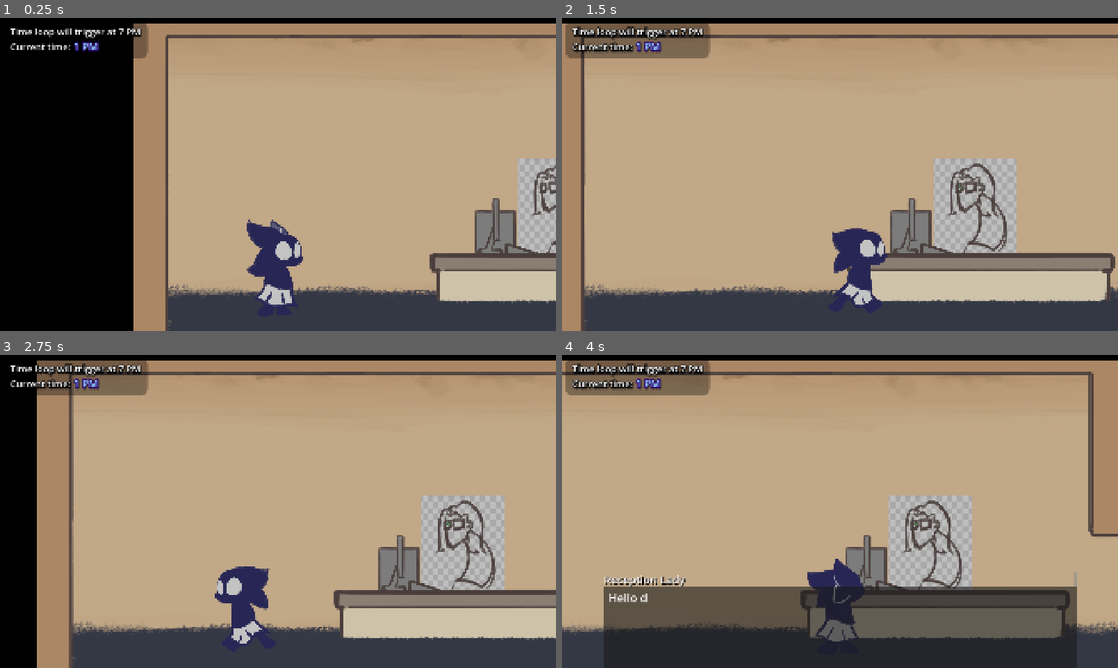
Above: before the commit, frames 1-4 (two rows, left to right).
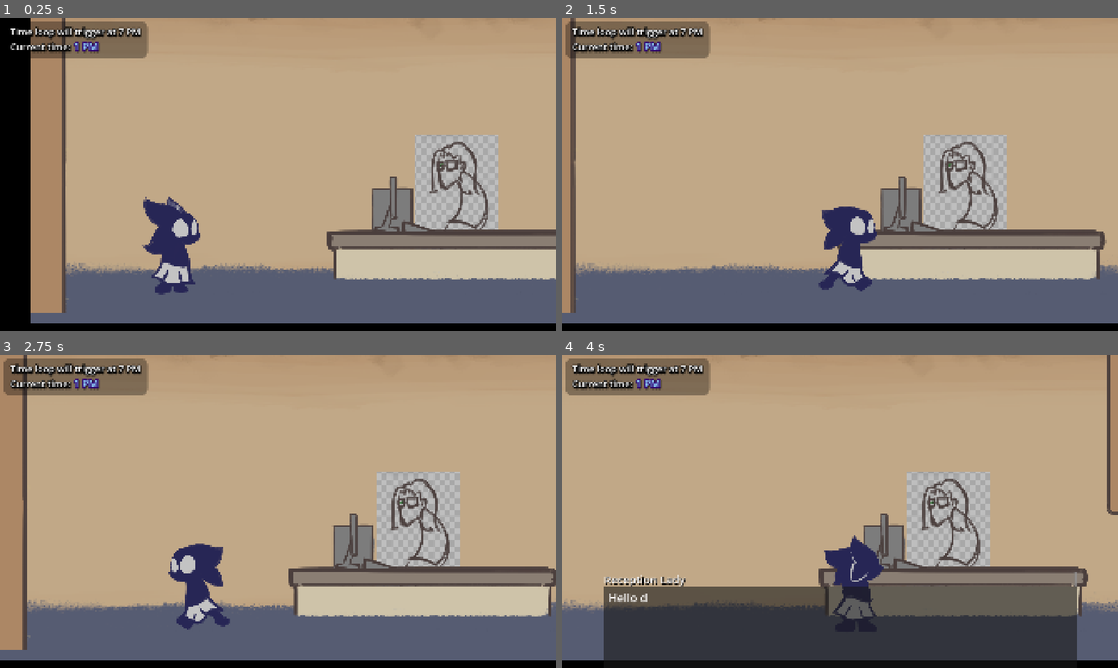
Above: after the commit, the same moments.

Repository: FlooferLand/timeloop-game
Game: Godot game, scene res://levels/the_building/the_building.tscn
Same seed, same stepped clock (60 frames per second), same inputs: the game is played once before the commit and once after it.
Inputs (mouse positions are in pixels of both pictures, inside the frame that each line leads up to):
- Up to frame 1 (0.25 s): no input
- Up to frame 2 (1.5 s): move the mouse to (962, 158) at 0.52 s; hold D (walk_right) from 0.53 s (still down); tap Space (advance_dialog) at 0.6 s; click (962, 158) at 0.67 s; move the mouse to (728, 190) at 1.27 s; tap E (interact) at 1.35 s
- Up to frame 3 (2.75 s): move the mouse to (333, 442) at 2.02 s; release D (walk_right) at 2.03 s; hold A (walk_left) from 2.03 s (still down); hold Shift (sprint) from 2.03 s (still down)
- Up to frame 4 (4 s): move the mouse to (812, 574) at 2.77 s; release A (walk_left) at 2.78 s; release Shift (sprint) at 2.78 s; hold D (walk_right) from 2.78 s (still down); tap Space (advance_dialog) at 2.85 s; click (812, 574) at 2.92 s; move the mouse to (1006, 558) at 3.52 s; tap E (interact) at 3.6 s

The runs differ from the first frame. In frame 1, 53% of the frame differs, in the area x 5-100%, y 0-100%; in frame 2, 33%; in frame 3, 45%; in frame 4, 26%.

Commit message:
New camera system test

Diff:
--- a/entities/player/Player.tscn
+++ b/entities/player/Player.tscn
@@ -29,10 +29,6 @@
 shape = SubResource("CapsuleShape2D_453mm")
 debug_color = Color(0, 0.6, 0.701961, 0.180392)
 
-[node name="Camera2D" type="Camera2D" parent="."]
-position = Vector2(0, -480)
-position_smoothing_enabled = true
-
 [node name="PlayerInteraction" type="Area2D" parent="." node_paths=PackedStringArray("player", "collision")]
 collision_layer = 2
 collision_mask = 2
--- a/entities/room/auto_room.gd
+++ b/entities/room/auto_room.gd
@@ -1,4 +1,4 @@
-@tool extends Node
+@tool class_name AutoRoom extends Node
 
 const wall_closed_tex := preload("uid://ckp6mlimrl7qn")
 const wall_tex := preload("uid://3w4s4tny4h66")
@@ -8,6 +8,8 @@
 @onready var background: TileableSprite2D = $Background
 @onready var ceiling: TileableSprite2D = $Ceiling
 @onready var floor: TileableSprite2D = $Floor
+@onready var centre_marker: Marker2D = $Centre
+@onready var camera: Camera2D = $Camera
 
 @onready var left_wall_shape: CollisionShape2D = $LeftWall/Collision
 @onready var right_wall_shape: CollisionShape2D = $RightWall/Collision
@@ -32,6 +34,9 @@
 	set_physics_process(false)
 	if not Engine.is_editor_hint():
 		set_process(false)
+
+func _ready() -> void:
+	camera.global_position = centre_marker.global_position
 
 ## Only called in the editor
 func _process(delta: float) -> void:
@@ -81,3 +86,7 @@
 		right_wall_rect.size = Vector2(wall_side_size.x, wall_side_size.y * 0.55)
 		right_wall_shape.position = right_wall_spr.position + Vector2(wall_side_size.x / 2, right_wall_rect.size.y / 2)
 	#endregion
+
+	# Centre
+	centre_marker.position = Vector2(0, -size.y) \
+		.lerp(Vector2(size.x, 200), 0.5)
--- /dev/null
+++ b/entities/room/position_curve.tres
@@ -0,0 +1,5 @@
+[gd_resource type="Curve" format=3 uid="uid://cxgljmlopvk7"]
+
+[resource]
+_data = [Vector2(0, 0), 0.0, 0.0, 0, 0, Vector2(0.497549, 1), 0.0, 0.0, 0, 0, Vector2(1, 0), 0.0, 0.0, 0, 0]
+point_count = 3
--- a/entities/room/room.gd
+++ b/entities/room/room.gd
@@ -1,11 +1,31 @@
 class_name Room
 extends Node2D
 
+const PositionCurve := preload("uid://cxgljmlopvk7")
+
+@onready var autoroom: AutoRoom = $AutoRoom
+@onready var camera: Camera2D = autoroom.camera
+
 var manager: RoomManager  # Injected by RoomManager
-var active := false
+var _initial_cam_pos: Vector2
 
 func _enter_tree() -> void:
 	manager = get_parent() as RoomManager
-	modulate = Color.WHITE if active else Color.BLACK
-	visible = active
+	modulate = Color.WHITE if manager.active == self else Color.BLACK
+	visible = manager.active == self
 	#print("MY NAME IS %s, I MADE THE MIMIC. IT WAS DIFFICULT TO PUT THE ROOMS TOGETHER" % name)
+
+func _ready() -> void:
+	_initial_cam_pos = camera.position
+
+func _process(delta: float) -> void:
+	if manager.active != self:
+		return
+	var player_local := to_local(manager.player.global_position)
+	var ratio := (player_local.x / autoroom.bounds.right)
+
+	var target := _initial_cam_pos.lerp(
+		Vector2(lerp(player_local.x, _initial_cam_pos.x, PositionCurve.sample(ratio) * 0.3), _initial_cam_pos.y),
+		0.5
+	)
+	camera.position = camera.position.lerp(target, 8 * delta)
--- a/entities/room/room.tscn
+++ b/entities/room/room.tscn
@@ -97,5 +97,11 @@
 position = Vector2(923.5, -460)
 shape = SubResource("RectangleShape2D_1drqm")
 
+[node name="Centre" type="Marker2D" parent="AutoRoom"]
+position = Vector2(500, -400)
+
+[node name="Camera" type="Camera2D" parent="AutoRoom"]
+position = Vector2(500, -400)
+
 [node name="Entities" type="Node2D" parent="."]
 metadata/_edit_lock_ = true
--- a/levels/the_building/room_manager.gd
+++ b/levels/the_building/room_manager.gd
@@ -5,6 +5,9 @@
 ## Triggered when the room is done changing
 signal room_changed(old: Room, new: Room)
 
+@export var player: Player
+
+@export_group("Local")
 @export var default: Room
 
 var _active: Room
@@ -16,7 +19,7 @@
 	set(value): change(value)
 
 func _enter_tree() -> void:
-	default.active = true
+	default.visible = true
 	for thing in get_children():
 		if thing is Room or RoomTransition:
 			thing.set("manager", self)
@@ -49,6 +52,7 @@
 	trans_new.tween_property(new, "modulate", Color.WHITE, 0.3)
 	trans_new.tween_callback(func():
 		new.visible = true
+		new.camera.make_current()
 		trans_new.kill()
 		trans_new = null
 	)
@@ -62,7 +66,7 @@
 
 	# Adding the new stuffs
 	var virtual := RoomManagerScene.instantiate()
-	default.active = true
+	default.visible = true
 	for item in virtual.get_children():
 		virtual.remove_child(item)
 		add_child(item)
--- a/levels/the_building/the_building.tscn
+++ b/levels/the_building/the_building.tscn
@@ -16,7 +16,8 @@
 [node name="TimeLoopResponder" type="Node2D" parent="."]
 script = ExtResource("1_iudyd")
 
-[node name="RoomManager" parent="TimeLoopResponder" instance=ExtResource("1_8k4rm")]
+[node name="RoomManager" parent="TimeLoopResponder" node_paths=PackedStringArray("player") instance=ExtResource("1_8k4rm")]
+player = NodePath("../../Player")
 
 [node name="Player" parent="." instance=ExtResource("1_hixpo")]
 position = Vector2(500, 0)
--- a/rooms/reception.tscn
+++ b/rooms/reception.tscn
@@ -48,7 +48,6 @@
 scale = Vector2(1.11198, 1)
 
 [node name="Floor" parent="AutoRoom" index="2"]
-modulate = Color(0.607302, 0.607302, 0.607302, 1)
 material = SubResource("ShaderMaterial_h2j8p")
 scale = Vector2(1.11198, 1)
 
@@ -67,6 +66,9 @@
 position = Vector2(2058.5, -704)
 shape = SubResource("RectangleShape2D_23kdh")
 
+[node name="Centre" parent="AutoRoom" index="5"]
+position = Vector2(1067.5, -400.5)
+
 [node name="ReceptionLady" parent="Entities" index="0" instance=ExtResource("5_kwhvp")]
 position = Vector2(1472, -56)
 
